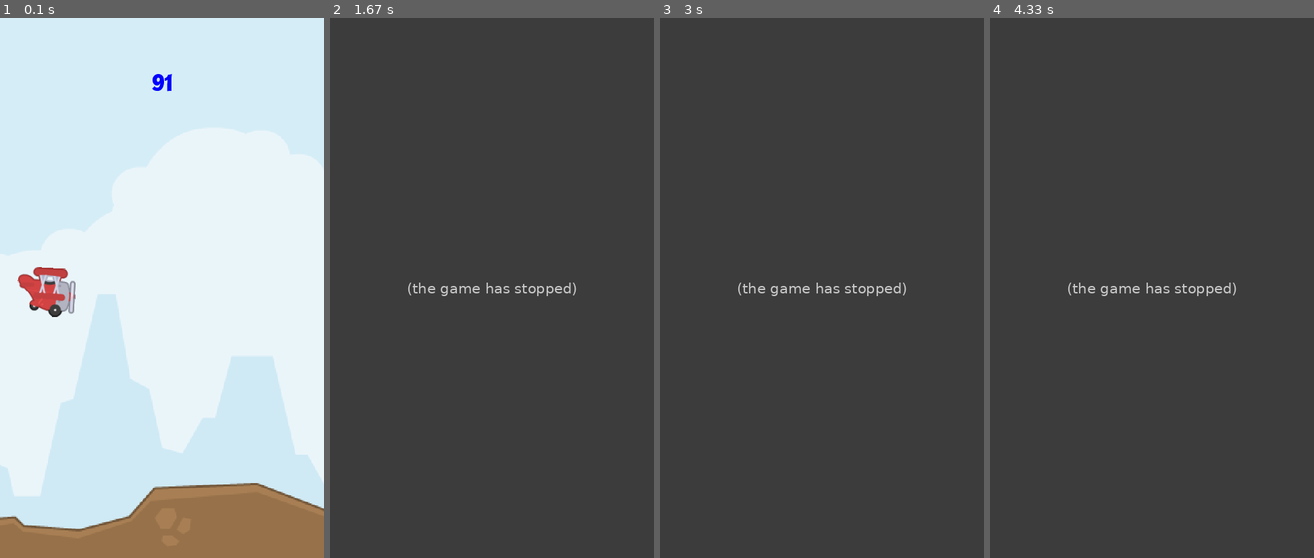
Above: before the commit, frames 1-4 (left to right).
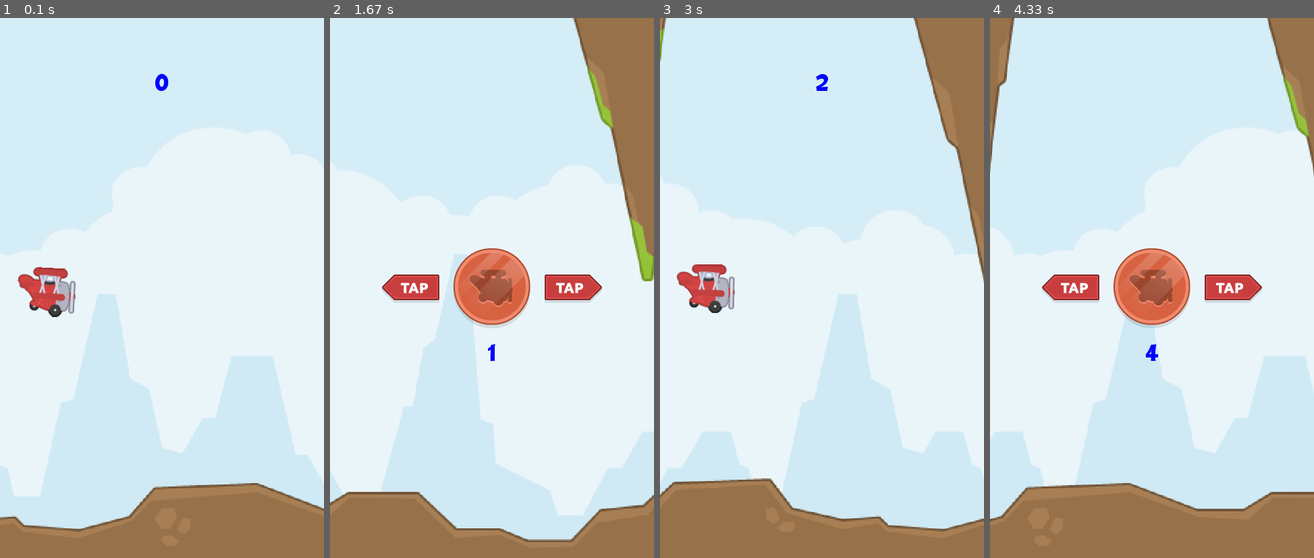
Above: after the commit, the same moments.

Repository: HenriqueCRC/pygame_2.0
Game: pygame game, started from cod_fonte/jogo.py
The game is run twice, just before and just after one commit, with the same random seed, the same clock (stepped at 60 frames per second) and the same inputs.
Inputs:
- Up to frame 1 (0.1 s): no input
- Up to frame 2 (1.67 s): tap Space at 0.33, 0.73, 1.03, 1.23, 1.57 s
- Up to frame 3 (3 s): tap Space at 1.87, 2.07, 2.37, 2.63, 2.97 s
- Up to frame 4 (4.33 s): tap Space at 3.27, 3.4, 3.8, 4.1 s

The runs differ from the first frame. In frame 1, 0.1% of the frame differs, in the area x 46-54%, y 10-14%; in frame 2, 100%; in frame 3, 100%; in frame 4, 100%, in the area x 0-100%, y 0-100%.
Before the commit the program exited at 1.62 s; later frames show no game.

Commit message:
tela game over

Diff:
--- a/cod_fonte/jogo.py
+++ b/cod_fonte/jogo.py
@@ -15,6 +15,7 @@
         self.display_surface=pygame.display.set_mode((WINDOW_WIDTH, WINDOW_HEIGHT))
         pygame.display.set_caption('Flappy Bird')
         self.clock=pygame.time.Clock()
+        self.active = True
 
         #Sprites
         self.all_sprites=pygame.sprite.Group()
@@ -36,17 +37,25 @@
         #texto
         self.font = pygame.font.Font('./img/fonte/BD_Cartoon_Shout.ttf', 30)
         self.ecore = 0
+
+        #menu
+        self.menu_surf = pygame.image.load('./img/menu/menu.png').convert_alpha()
+        self.menu_rect = self.menu_surf.get_rect(center = (WINDOW_WIDTH / 2, WINDOW_HEIGHT / 2))
     def collisions(self):
         if pygame.sprite.spritecollide(self.plane,self.collision_sprites,False, pygame.sprite.collide_mask)\
             or self.plane.rect.top <= 0 :
-            pygame.quit()
-            sys.exit()
+            self.active = False
+            self.plane.kill()
 
     def diplay_score(self):
-         self.score = pygame.time.get_ticks()
+         if self. active:
+             self.score = pygame.time.get_ticks() // 1000
+             y = WINDOW_HEIGHT / 10
+         else:
+            y = WINDOW_HEIGHT / 2 + (self.menu_rect.height / 1.5)
 
          score_surf = self.font.render(str(self.score),True,'blue')
-         score_rect = score_surf.get_rect(midtop = (WINDOW_WIDTH / 2, WINDOW_HEIGHT / 10))
+         score_rect = score_surf.get_rect(midtop = (WINDOW_WIDTH / 2, y))
          self.display_surface.blit(score_surf, score_rect)
 
     def run(self):
@@ -67,15 +76,26 @@
                         sys.exit()
                     if event.key==pygame.K_SPACE:
                         self.plane.jump()
+
+                    if self.active:
+                        self.plane.jump()
+                    else:
+                        self.plane = Plane(self.all_sprites, self.scale_factor / 1.7)
+                        self.active = True
                 if event.type == self.obstacle_timer:
                      Obstacle([self.all_sprites, self.collision_sprites], self.scale_factor * 1.1)
 
             #Lógica
             self.display_surface.fill('black')
             self.all_sprites.update(dt)
-            self.collisions()
             self.all_sprites.draw(self.display_surface)
             self.diplay_score()
+
+            if self.active:
+                self.collisions()
+            else:
+                self.display_surface.blit(self.menu_surf, self.menu_rect)
+
             pygame.display.update()
             self.clock.tick(FRAMERATE)
 if __name__=='__main__':
